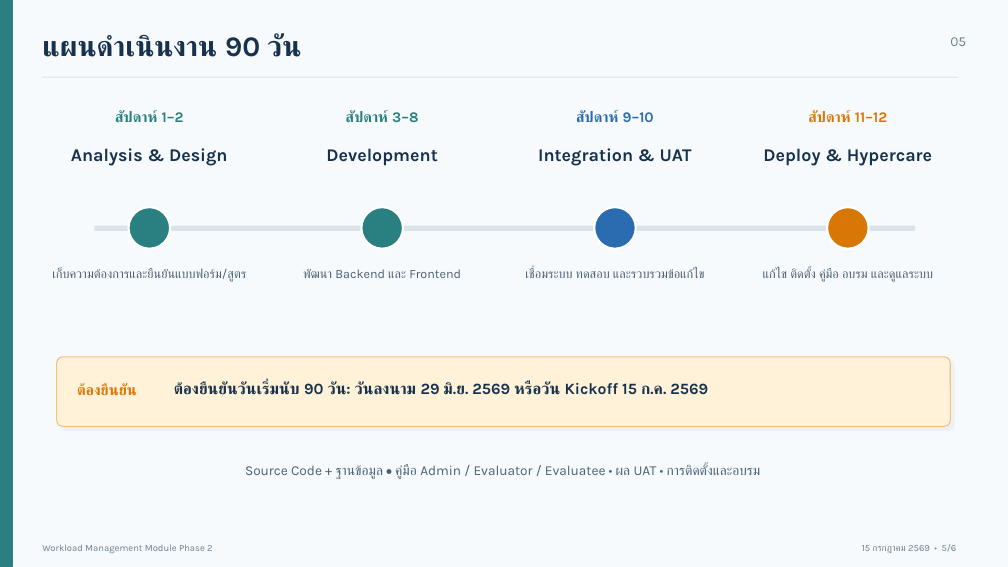
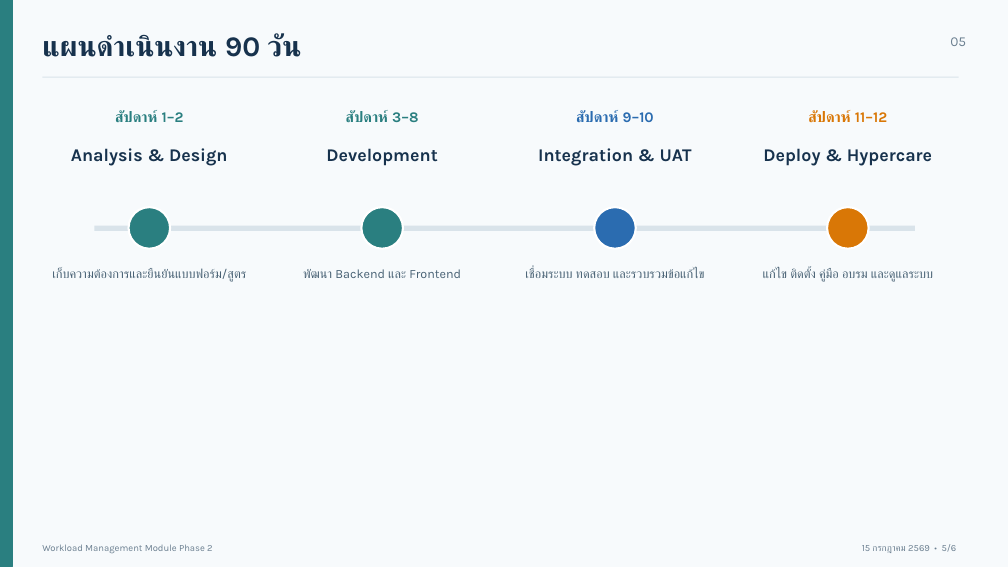
Before and after one commit to issenkku/issenkku-msu_eva-pass2, a slide deck: slide 5 of docs/kickoff/2026-07-15-kickoff-system-preview.pptx. Drawn at 1008x567 pixels with LibreOffice and Linux fonts; fonts in the diff are those of the drawing. Boxes give left, top, right and bottom in pixels: in the first picture for what was removed or moved away, otherwise in the second. Text is boxed around its words. In the diff, an @@ line names an element or a change of style, - is before the commit and + after.

Commit message:
docs: update five-slide kickoff presentation

```diff
--- a/docs/kickoff/2026-07-15-kickoff-system-preview.pptx
+++ b/docs/kickoff/2026-07-15-kickoff-system-preview.pptx
@@ rounded rectangle removed at <box>57,357,951,426</box> @@
@@ text removed at <box>77,383,137,396</box> @@
-ต้องยืนยัน
@@ text removed at <box>174,381,708,395</box> @@
-ต้องยืนยันวันเริ่มนับ 90 วัน: วันลงนาม 29 มิ.ย. 2569 หรือวัน Kickoff 15 ก.ค. 2569
@@ text removed at <box>245,464,761,479</box> @@
-Source Code + ฐานข้อมูล • คู่มือ Admin / Evaluator / Evaluatee • ผล UAT • การติดตั้งและอบรม
```
Also in this commit, not shown: 3 other slides changed, 1 slide added, 2 slides removed, 1 other file.
